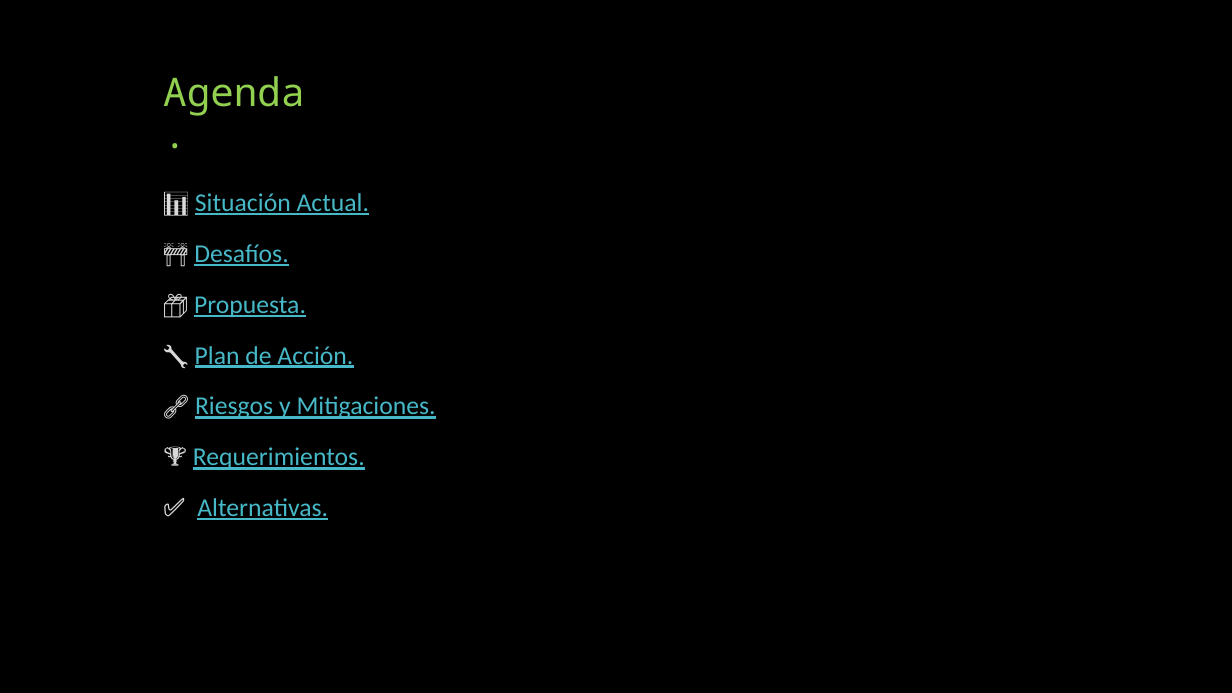
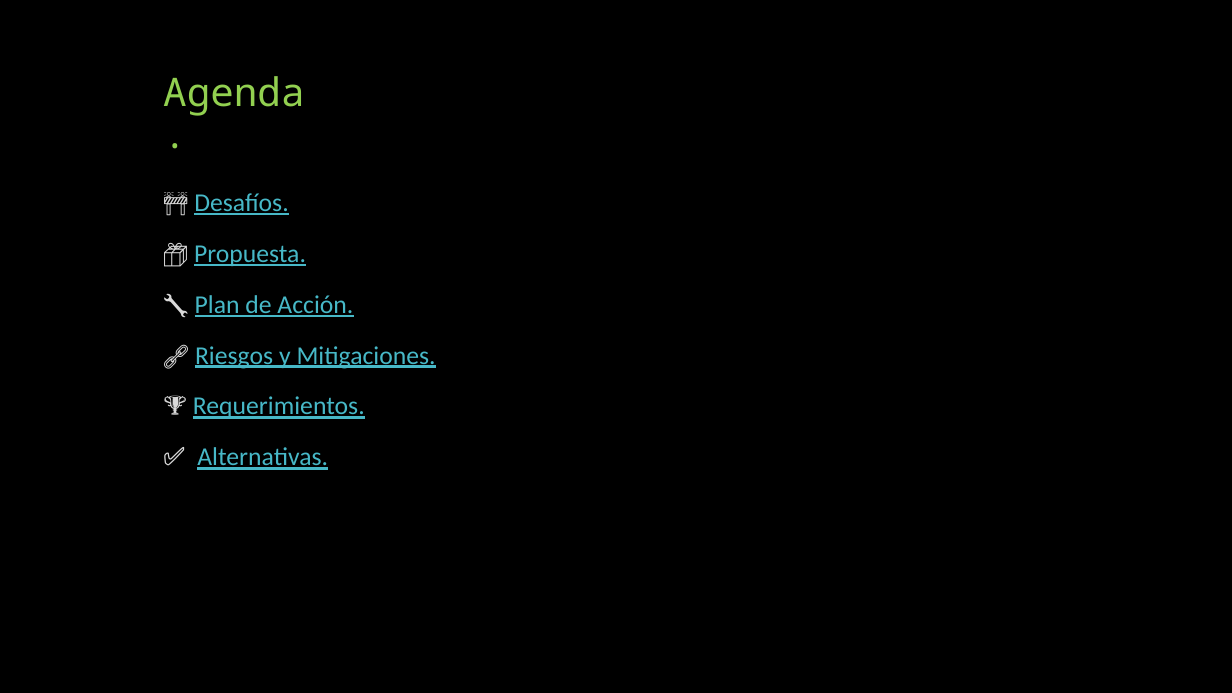
Before and after one commit to OMaciasd/datafactory-migration, a slide deck: slide 2 of Diagrams/guides/Propuesta migracion - Perceptio.pptx. Drawn at 1232x693 pixels with LibreOffice and Linux fonts; fonts in the diff are those of the drawing. Boxes give left, top, right and bottom in pixels: in the first picture for what was removed or moved away, otherwise in the second. Text is boxed around its words. In the diff, an @@ line names an element or a change of style, - is before the commit and + after.

```diff
--- a/Diagrams/guides/Propuesta migracion - Perceptio.pptx
+++ b/Diagrams/guides/Propuesta migracion - Perceptio.pptx
@@ text at (195,193,369,215): paragraph removed @@
-📊 Situación Actual.
```
Also in this commit, not shown: 5 other slides changed, 1 slide removed, 26 other files.
